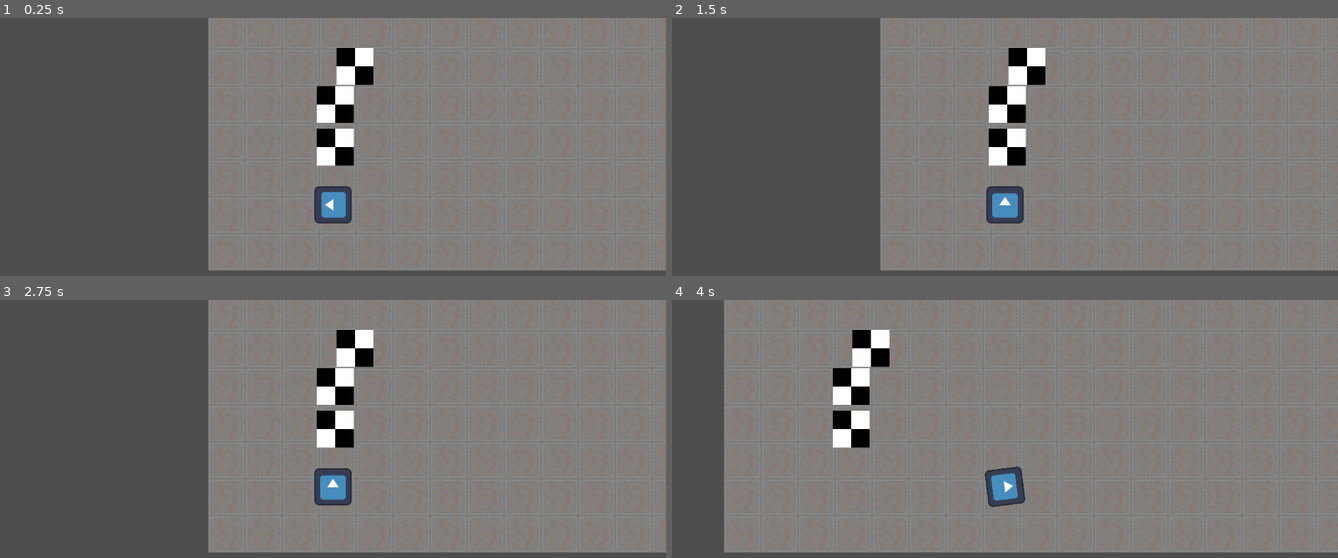
Above: before the commit, frames 1-4 (two rows, left to right).
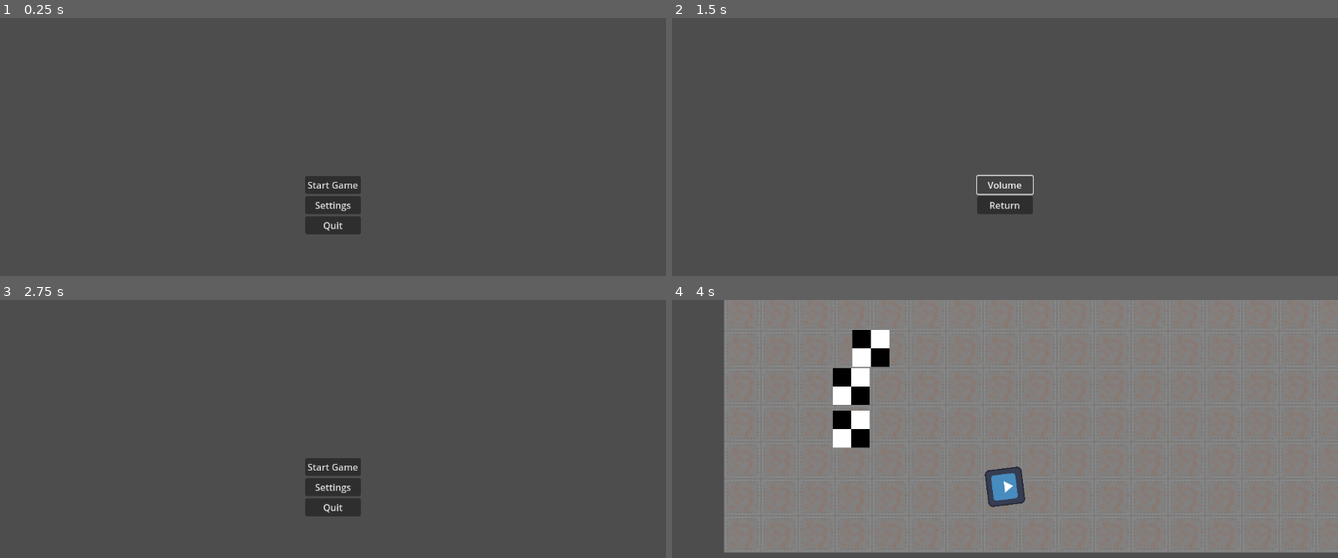
Above: after the commit, the same moments.

Repository: crowmancer/FixMeSomeGrub2
Game: Godot game, scene res://menuStart.tscn
The game is run twice, just before and just after one commit, with the same random seed, the same clock (stepped at 60 frames per second) and the same inputs. Before the commit the project starts from res://2dMoveTest.tscn. The engine's default icon, where the game draws it, is replaced by a stand-in: a white triangle on a blue panel in a dark square.
Inputs (mouse positions are in pixels of both pictures, inside the frame that each line leads up to):
- Up to frame 1 (0.25 s): no input
- Up to frame 2 (1.5 s): click (1005, 203) at 0.5 s, where only the run after the commit has a clickable "Settings"; click (1005, 185) at 1.25 s, where only the run after the commit has a clickable "Volume"
- Up to frame 3 (2.75 s): click (333, 485) at 2 s, where only the run after the commit has a clickable "Return"
- Up to frame 4 (4 s): click (1005, 467) at 2.75 s, where only the run after the commit has a clickable "Start Game"; tap Enter at 3.5 s; move the mouse to (1151, 467) at 3.52 s; hold Right (ui_right) from 3.53 s (still down); click (1151, 467) at 3.67 s

The runs differ from the first frame. In frame 1, 67% of the frame differs, in the area x 31-100%, y 0-98%; in frame 2, 67%; in frame 3, 67%; in frame 4, nothing differs.

Commit message:
Menu things.
Added some basic menu functionality. The start button sends you to the box snapping test room and the settings do nothing.

Diff:
--- /dev/null
+++ b/menuStart.tscn
@@ -0,0 +1,50 @@
+[gd_scene load_steps=2 format=3 uid="uid://yahi00isk65"]
+
+[ext_resource type="Script" uid="uid://byvuo0a53wsox" path="res://menu_start.gd" id="1_7yga6"]
+
+[node name="MenuStart" type="Control"]
+layout_mode = 3
+anchors_preset = 15
+anchor_right = 1.0
+anchor_bottom = 1.0
+grow_horizontal = 2
+grow_vertical = 2
+script = ExtResource("1_7yga6")
+
+[node name="MarginContainer" type="MarginContainer" parent="."]
+layout_mode = 1
+anchors_preset = 8
+anchor_left = 0.5
+anchor_top = 0.5
+anchor_right = 0.5
+anchor_bottom = 0.5
+offset_left = -48.0
+offset_top = -50.5
+offset_right = 48.0
+offset_bottom = 50.5
+grow_horizontal = 2
+grow_vertical = 2
+
+[node name="VBoxContainer" type="VBoxContainer" parent="MarginContainer"]
+layout_mode = 2
+
+[node name="ButtonStart" type="Button" parent="MarginContainer/VBoxContainer"]
+layout_mode = 2
+size_flags_horizontal = 4
+size_flags_vertical = 4
+text = "Start Game"
+icon_alignment = 1
+
+[node name="ButtonSettings" type="Button" parent="MarginContainer/VBoxContainer"]
+layout_mode = 2
+text = "Settings"
+icon_alignment = 1
+
+[node name="ButtonQuit" type="Button" parent="MarginContainer/VBoxContainer"]
+layout_mode = 2
+text = "Quit"
+icon_alignment = 1
+
+[connection signal="pressed" from="MarginContainer/VBoxContainer/ButtonStart" to="." method="_on_button_start_pressed"]
+[connection signal="pressed" from="MarginContainer/VBoxContainer/ButtonSettings" to="." method="_on_button_settings_pressed"]
+[connection signal="pressed" from="MarginContainer/VBoxContainer/ButtonQuit" to="." method="_on_button_quit_pressed"]
--- /dev/null
+++ b/menu_start.gd
@@ -0,0 +1,10 @@
+extends Control
+
+func _on_button_start_pressed():
+	get_tree().change_scene_to_file("res://2dMoveTest.tscn")
+
+func _on_button_settings_pressed():
+	get_tree().change_scene_to_file("res://settingsScreen.tscn")
+
+func _on_button_quit_pressed():
+	get_tree().quit()
--- a/project.godot
+++ b/project.godot
@@ -11,7 +11,7 @@
 [application]
 
 config/name="FixMeSomeGrub2"
-run/main_scene="uid://cffbidoxeusit"
+run/main_scene="uid://yahi00isk65"
 config/features=PackedStringArray("4.4", "GL Compatibility")
 config/icon="res://icon.svg"
 
--- /dev/null
+++ b/settingsScreen.tscn
@@ -0,0 +1,40 @@
+[gd_scene load_steps=2 format=3 uid="uid://j6w1k7s2lb7q"]
+
+[ext_resource type="Script" uid="uid://2m7fhlrlehvn" path="res://settings_screen.gd" id="1_sjh1l"]
+
+[node name="SettingsScreen" type="Control"]
+layout_mode = 3
+anchors_preset = 15
+anchor_right = 1.0
+anchor_bottom = 1.0
+grow_horizontal = 2
+grow_vertical = 2
+script = ExtResource("1_sjh1l")
+
+[node name="MarginContainer" type="MarginContainer" parent="."]
+layout_mode = 1
+anchors_preset = 8
+anchor_left = 0.5
+anchor_top = 0.5
+anchor_right = 0.5
+anchor_bottom = 0.5
+offset_left = -48.0
+offset_top = -50.5
+offset_right = 48.0
+offset_bottom = 50.5
+grow_horizontal = 2
+grow_vertical = 2
+
+[node name="VBoxContainer" type="VBoxContainer" parent="MarginContainer"]
+layout_mode = 2
+
+[node name="buttonVolume" type="Button" parent="MarginContainer/VBoxContainer"]
+layout_mode = 2
+text = "Volume"
+
+[node name="buttonReturn" type="Button" parent="MarginContainer/VBoxContainer"]
+layout_mode = 2
+text = "Return"
+
+[connection signal="pressed" from="MarginContainer/VBoxContainer/buttonVolume" to="." method="_on_button_volume_pressed"]
+[connection signal="pressed" from="MarginContainer/VBoxContainer/buttonReturn" to="." method="_on_button_return_pressed"]
--- /dev/null
+++ b/settings_screen.gd
@@ -0,0 +1,7 @@
+extends Control
+
+func _on_button_volume_pressed():
+	pass
+
+func _on_button_return_pressed():
+	get_tree().change_scene_to_file("res://menuStart.tscn")
Not shown, added: menu_start.gd.uid
Not shown, added: settings_screen.gd.uid
